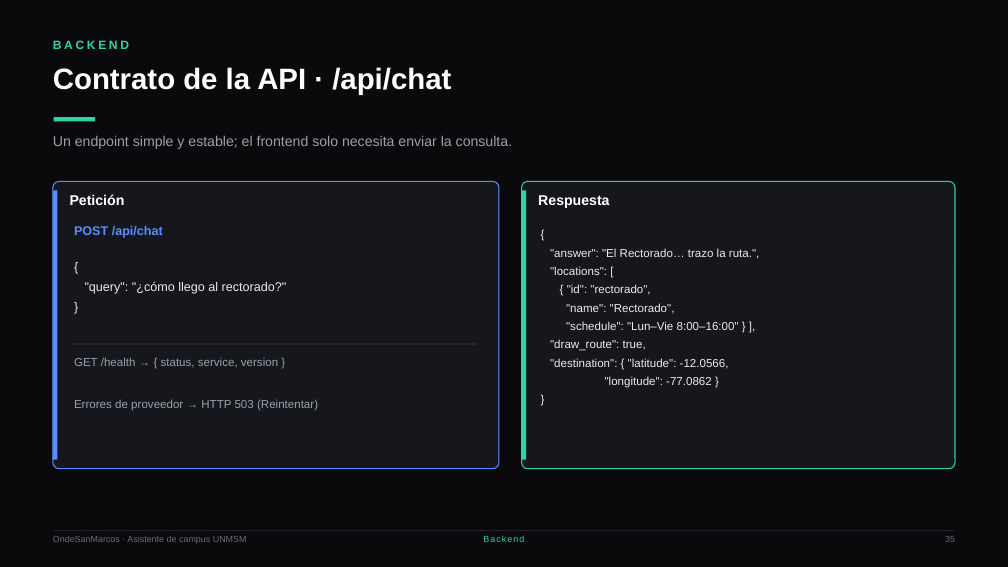
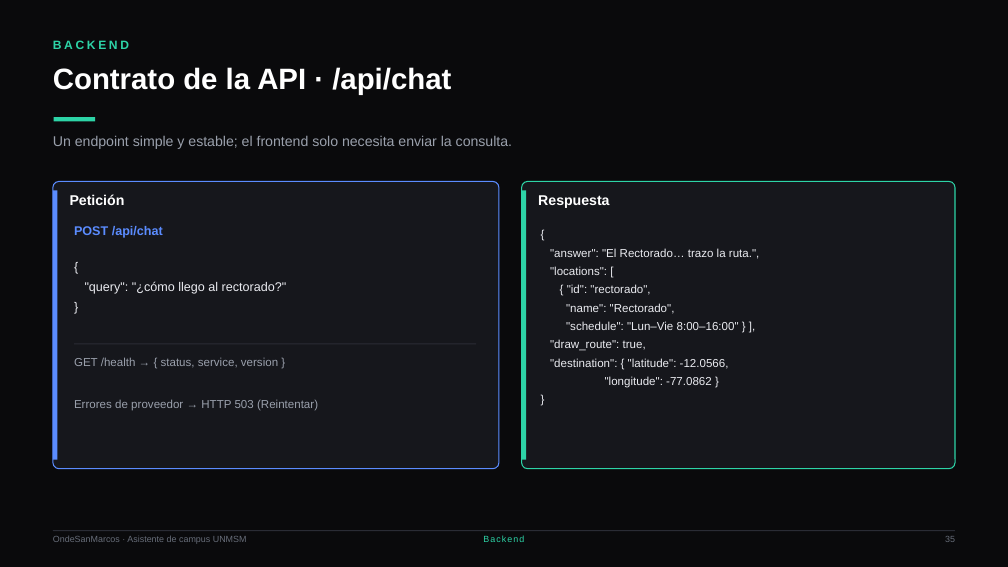
Before and after one commit to frank777ch/OndeSanMarcos, a slide deck: slide 35 of presentation/OndeSanMarcos.pptx. Drawn at 1008x567 pixels with LibreOffice and Linux fonts; fonts in the diff are those of the drawing. Boxes give left, top, right and bottom in pixels: in the first picture for what was removed or moved away, otherwise in the second. Text is boxed around its words. In the diff, an @@ line names an element or a change of style, - is before the commit and + after.

Commit message:
fix(presentation): draw connectors as shapes for Canva import
Canva drops line-type elements (S.line) when importing a PPTX, which would
erase every arrow and connector in the diagrams. Replace the line helper with
rotated thin rectangles for segments and native triangles for arrowheads, so
all connectors are shapes (rect/triangle) that survive the import. Dashed
connectors are composed of short rectangle dashes.

```diff
--- a/presentation/OndeSanMarcos.pptx
+++ b/presentation/OndeSanMarcos.pptx
@@ line removed from (53, 531) to (955, 531) @@
@@ rectangle added at [53,530,955,531], fill #2A2C35 @@
```
Also in this commit, not shown: 40 other slides changed, 1 other file.
